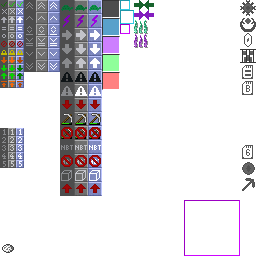
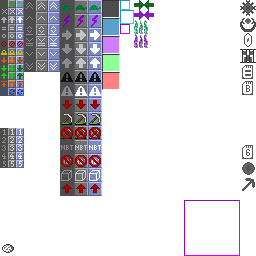
Layered file, before and after one edit (256px x 256px). Changes by layer:
painted on "Icons" over [1,89,23,95]
painted on "Background" over [0,88,24,96]
